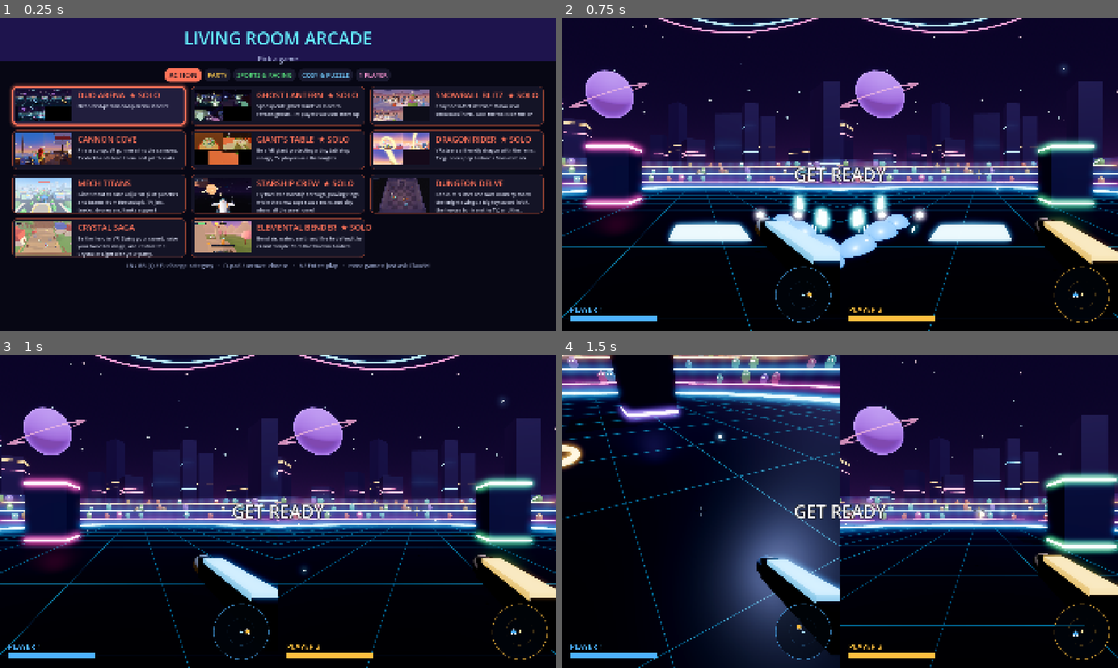
Above: before the commit, frames 1-4 (two rows, left to right).
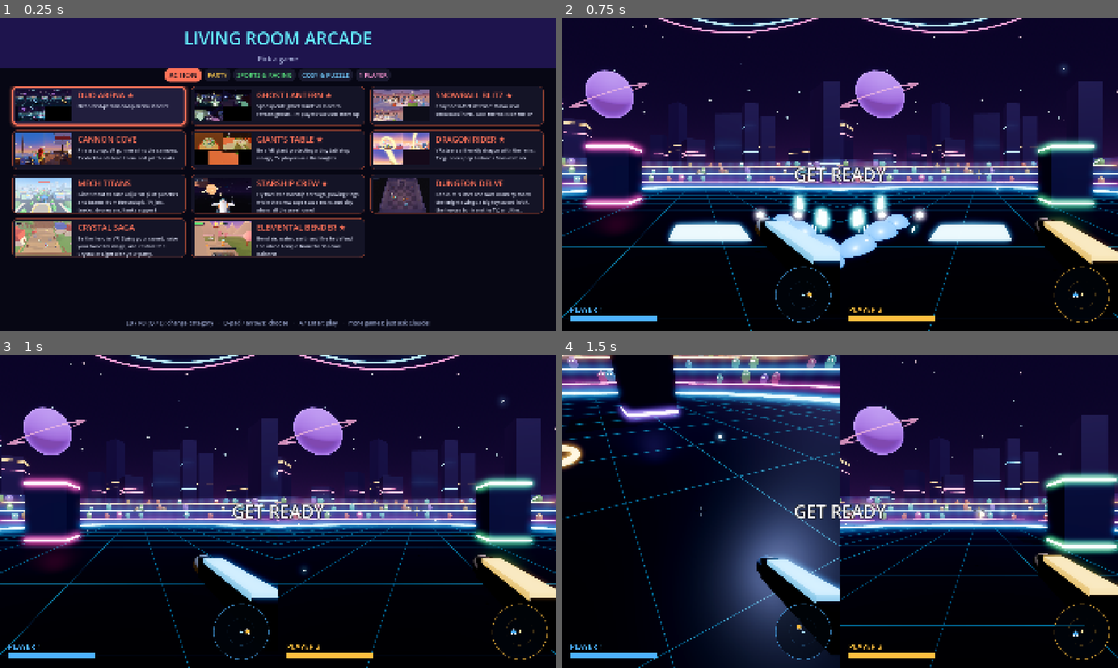
Above: after the commit, the same moments.

Repository: SimonBiggs/claude-code-steam-frame-coop
Game: Godot game, scene res://arcade.tscn
Two runs of this game, one before a commit and one after it. Both use one fixed random seed, a clock stepped at 60 frames per second and the inputs below.
Inputs (mouse positions are in pixels of both pictures, inside the frame that each line leads up to):
- Up to frame 1 (0.25 s): no input
- Up to frame 2 (0.75 s): click (662, 105) at 0.52 s
- Up to frame 3 (1 s): no input
- Up to frame 4 (1.5 s): tap Enter (ui_accept) at 1.25 s; move the mouse to (867, 511) at 1.27 s; hold Up from 1.28 s (still down); hold Q from 1.28 s (still down); click (867, 511) at 1.42 s

The runs differ from the first frame. In frame 1, 4.7% of the frame differs, in the area x 0-100%, y 13-99%; in frame 2, nothing differs; in frame 3, nothing differs; in frame 4, nothing differs.

Commit message:
Arcade menu fits any screen: cards scroll inside the space left (box fills the screen), hint wraps instead of running off, title band covers the status line; solo badge is a plain ★
Co-Authored-By: Claude Opus 5.5 <noreply@anthropic.com>

Diff:
--- a/arcade/arcade.gd
+++ b/arcade/arcade.gd
@@ -421,13 +421,14 @@
 	glow.color = Color(0.12, 0.08, 0.3)
 	layer.add_child(glow)
 	glow.set_anchors_and_offsets_preset(Control.PRESET_TOP_WIDE)
-	glow.custom_minimum_size = Vector2(0, 150)
+	glow.custom_minimum_size = Vector2(0, 172)  # covers the title and the status line under it
 	var box := VBoxContainer.new()
 	box.add_theme_constant_override("separation", 14)
 	layer.add_child(box)
-	box.set_anchors_and_offsets_preset(Control.PRESET_CENTER_TOP)
-	box.grow_horizontal = Control.GROW_DIRECTION_BOTH
-	box.position.y = 28
+	# Fills the screen (28 px top, 14 px bottom) so the card area takes exactly the height that is left, on any screen.
+	box.set_anchors_and_offsets_preset(Control.PRESET_FULL_RECT)
+	box.offset_top = 28
+	box.offset_bottom = -14
 	var title := Label.new()
 	title.text = "LIVING ROOM ARCADE"
 	title.add_theme_font_size_override("font_size", 60)
@@ -456,12 +457,21 @@
 	var center := CenterContainer.new()
 	center.custom_minimum_size = Vector2(minf(1860.0, vis_w - 20.0), 0)
 	center.add_child(grid)
-	box.add_child(center)
+	# Any tab can hold more games than fit (the 1 PLAYER tab has 35): the cards scroll, following the highlight.
+	var scroll := ScrollContainer.new()
+	scroll.horizontal_scroll_mode = ScrollContainer.SCROLL_MODE_DISABLED
+	scroll.follow_focus = true
+	scroll.size_flags_vertical = Control.SIZE_EXPAND_FILL
+	scroll.size_flags_horizontal = Control.SIZE_SHRINK_CENTER
+	scroll.custom_minimum_size.x = center.custom_minimum_size.x
+	scroll.add_child(center)
+	box.add_child(scroll)
 	var hint := Label.new()
 	hint.text = "LB / RB (Q / E): change category   ·   D-pad / arrows: choose   ·   A / Enter: play" + ("   ·   Start: quit" if _can_quit() else "") + "   ·   more games: just ask Claude!"
 	hint.add_theme_font_size_override("font_size", 20)
 	hint.add_theme_color_override("font_color", Color(0.6, 0.65, 0.8))
 	hint.horizontal_alignment = HORIZONTAL_ALIGNMENT_CENTER
+	hint.autowrap_mode = TextServer.AUTOWRAP_WORD_SMART  # two lines on a narrow screen instead of running off the sides
 	box.add_child(hint)
 	cat = maxi(0, tabs().find(_cat_index_of(selected)))
 	_show_category(cat, false)
@@ -603,7 +613,9 @@
 	v.add_theme_constant_override("separation", 6)
 	row.add_child(v)
 	var name_label := Label.new()
-	name_label.text = str(g.name) + ("  ★ SOLO" if int(SOLO.get(str(g.id), 0)) == 2 else "")
+	name_label.text = str(g.name) + (" ★" if int(SOLO.get(str(g.id), 0)) == 2 else "")  # ★ = made for solo (1 PLAYER tab)
+	name_label.clip_text = true
+	name_label.text_overrun_behavior = TextServer.OVERRUN_TRIM_ELLIPSIS
 	name_label.mouse_filter = Control.MOUSE_FILTER_IGNORE
 	name_label.add_theme_font_size_override("font_size", 28)
 	name_label.add_theme_color_override("font_color", colour)
Not shown, changed: tools/deck-run.sh
